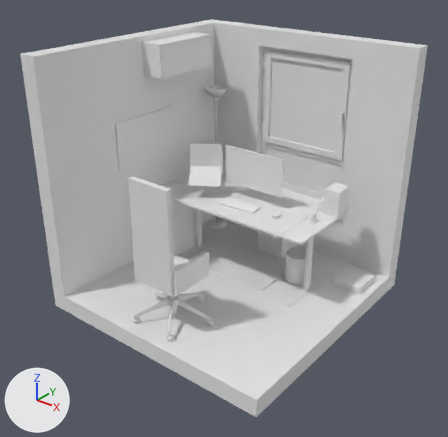
What one commit did to the glTF model static/models/room.glb.
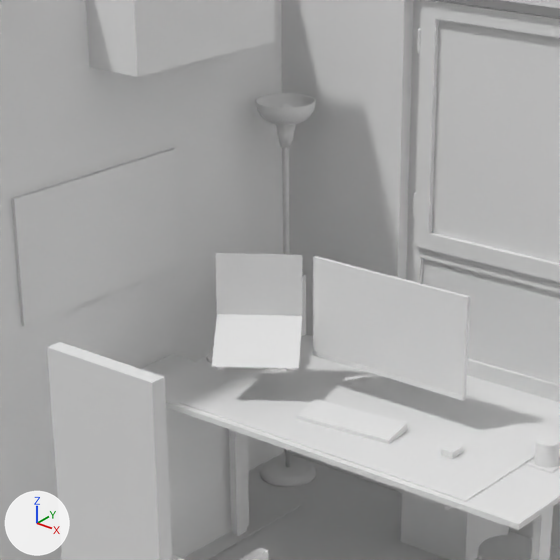
Each version appears first whole from a 50 mm camera at (15.51, -19.78, 15.41) aimed at (0.23, -0.68, 3.57), and next in a close-up on the part from 25% to 71% of the width and 12% to 59% of the height. The axes (+X, +Y, +Z) are drawn at lower left. The lights are the same throughout. Where no turn or scale is listed for an object, it has been applied to the vertices. Vertices at the same position are counted once.

Before the edit, the objects in view are built like this:
```python
me_cube_017 = bpy.data.meshes.new('Cube.017')
me_cube_017.from_pydata(...)  # a box spanning x -0.73..0.73, y -0.73..0.73, z -0.79..0.79
me_cube_027 = bpy.data.meshes.new('Cube.027')
me_cube_027.from_pydata(...)  # 72 vertices, 116 faces; spans x -0.655..0.652, y -1.15..0.035, z -0.225..0.179
me_cube_053 = bpy.data.meshes.new('Cube.053')
me_cube_053.from_pydata(...)  # 12 vertices, 18 faces; spans x -0.621..0.61, y -0.427..0.443, z 0.001..1.101
me_cube_054 = bpy.data.meshes.new('Cube.054')
me_cube_054.from_pydata(...)  # 8 vertices, 12 faces; spans x -0.62..1.14, y -1.18..0.43, z -0.62..0.0
me_plane_001 = bpy.data.meshes.new('Plane.001')
me_plane_001.from_pydata([(0.586, 0.41, -0.493), (-0.585, -0.41, -0.493), (0.586, 0.41, 0.505), (-0.585, -0.41, 0.505)], [], [(0, 2, 3), (0, 3, 1)])
ob_notebook_keyboard = bpy.data.objects.new('notebook_keyboard', me_cube_054)
ob_notebook_keyboard.location = (-2.39, 1.23, 4.8)
ob_notebook_monitor = bpy.data.objects.new('notebook_monitor', me_cube_053)
ob_notebook_monitor.location = (-2.39, 1.23, 4.8)
ob_notebook_screen = bpy.data.objects.new('notebook_screen', me_plane_001)
ob_notebook_screen.location = (-2.39, 1.23, 5.37)
ob_notebook_stand = bpy.data.objects.new('notebook_stand', me_cube_027)
ob_notebook_stand.parent = ob_notebook
ob_notebook_stand.location = (-2.453, 1.331, 4.655)
ob_notebook_stand.rotation_euler = (0.264, 0.0, 0.611)  # degrees (15, 0, 35)
ob_pouf = bpy.data.objects.new('Pouf', me_cube_017)
ob_pouf.location = (0.02, 4.02, 0.79)
# also in view: 'window' at (0.34, 5.3, 7.4); 'monitor_screen' at (0.0, 1.71, 5.05); 'Carpet' at (-0.45, 1.61, 0.02); 'floor' at (0.02, 0.01, -0.41); 'glass-top' at (0.38, 5.3, 7.4)
```
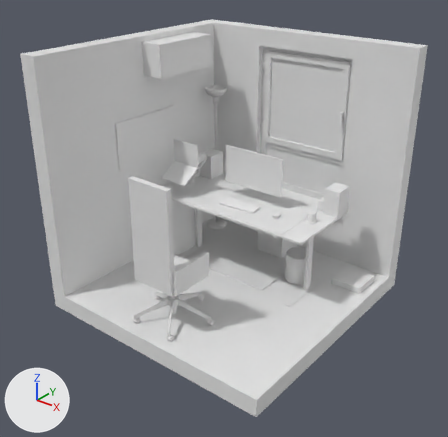
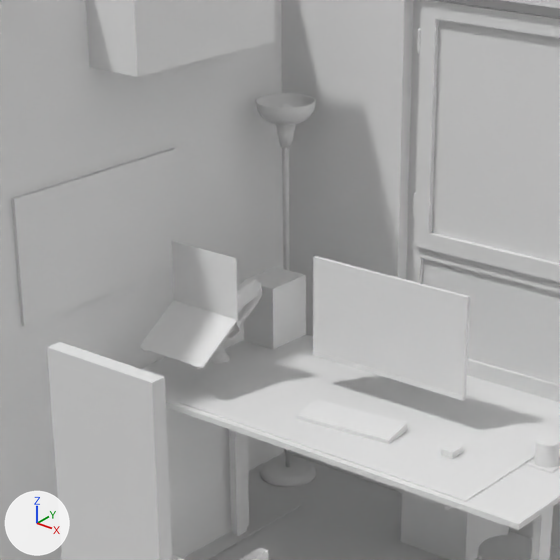
Commit message: Add notebook logic

Where the newer file only moved an object's origin or applied its transform, the numbers keep the older frame.

Boxes [x1, y1, x2, y2] around the edits, measured in the close-ups (560 x 560 px):
'notebook_keyboard', mesh turned
    before: [212, 314, 302, 369]
    after: [139, 301, 237, 369]
'notebook_screen', reshaped (25% narrower, 26% taller)
    before: [217, 255, 301, 312]
    after: [173, 243, 236, 315]
'notebook_monitor', mesh turned
    before: [215, 253, 302, 316]
    after: [171, 241, 238, 319]
'notebook_stand', moved, turned
    before: [217, 315, 296, 371]
    after: [142, 302, 241, 369]
'left_speaker', unchanged, uncovered by the edit
    before: [249, 274, 306, 337]
    after: [243, 267, 306, 350]

What changed in the scene script:
```text
Change me_cube_054:
    where me_cube_054.from_pydata(...)  # 8 vertices, 12 faces; spans x -0.62..1.14, y -1.18..0.43, z -0.62..0.0
    used by ob_notebook_keyboard; location = (-2.39, 1.23, 4.8)
    me_cube_054 part 1: the whole mesh is turned -35 degrees about the z axis through its middle, then moved by (-1.16, -0.5, 0.0)
Change me_cube_053:
    where me_cube_053.from_pydata(...)  # 12 vertices, 18 faces; spans x -0.621..0.61, y -0.427..0.443, z 0.001..1.101
    used by ob_notebook_monitor; location = (-2.39, 1.23, 4.8)
    me_cube_053 part 2: the whole mesh is turned -35 degrees about the z axis through its middle, then moved by (-0.897, -0.411, 0.0)
Change me_plane_001:
    where me_plane_001.from_pydata(...)  # 4 vertices, 2 faces; spans x -0.585..0.586, y -0.41..0.41, z -0.493..0.505
    used by ob_notebook_screen; location = (-2.39, 1.23, 5.37)
    me_plane_001 part 3
    me_plane_001.vertices[0].co: (0.586, 0.41, -0.493) -> (-0.19, -0.414, -0.492)  # pixel (300, 311) -> pixel (235, 314)
    me_plane_001.vertices[1].co: (-0.585, -0.41, -0.493) -> (-1.618, -0.414, -0.492)  # pixel (218, 309) -> pixel (174, 296)
    me_plane_001.vertices[2].co: (0.586, 0.41, 0.505) -> (-0.19, -0.414, 0.507)  # pixel (300, 256) -> pixel (234, 259)
    me_plane_001.vertices[3].co: (-0.585, -0.41, 0.505) -> (-1.618, -0.414, 0.507)  # pixel (217, 255) -> pixel (172, 242)
Change ob_notebook_stand:
    ob_notebook_stand.location: (-2.453, 1.331, 4.655) -> (-3.288, 0.938, 4.655)
    ob_notebook_stand.rotation_euler: (0.264, 0.0, 0.611) -> (0.264, 0.0, 0.0)  # degrees (15, 0, 35) -> degrees (15, 0, 0)
```
